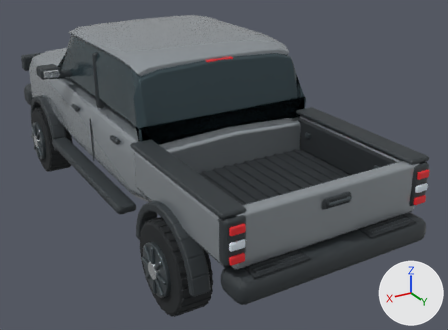
Two versions of the glTF model vehicles/dam_pickup.glb, one commit apart.
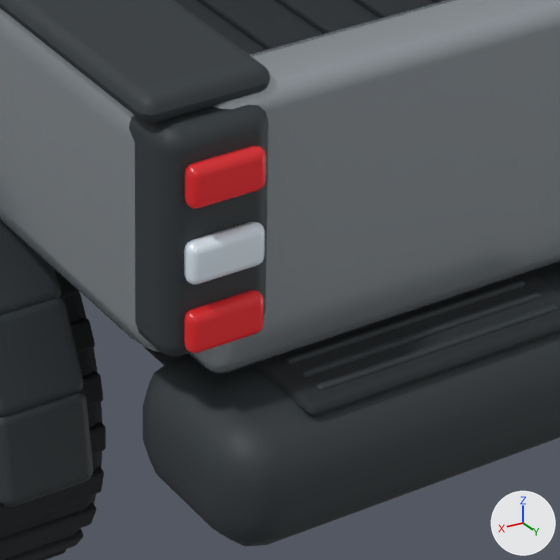
The first picture shows the older version from a camera (50 mm lens) standing at (3.11, 6.33, 3.48) and looking at (-0.4, 0.48, 0.55). The close-ups show the older and then the newer version on the part from 43% to 68% of the width and 59% to 93% of the height of that picture. Only the edits that show in the close-ups are written down. The lights are fixed; the arrows at lower right show +X, +Y and +Z. Where no turn or scale is listed for an object, it has been applied to the vertices.

The first close-up shows 'Bed rail cap.001', 'Bed side.001', 'Cargo bed floor', 'Rear bumper step insert.001', 'Rear lamp lens.003', 'Rear lamp lens.004', 'Rear lamp lens.005', 'Rear step bumper', 'Tail lamp housing.001', 'Tailgate', 'Wheel arch molding.033', 'Wheel arch molding.034', 'Wheel arch molding.035' and 16 more.
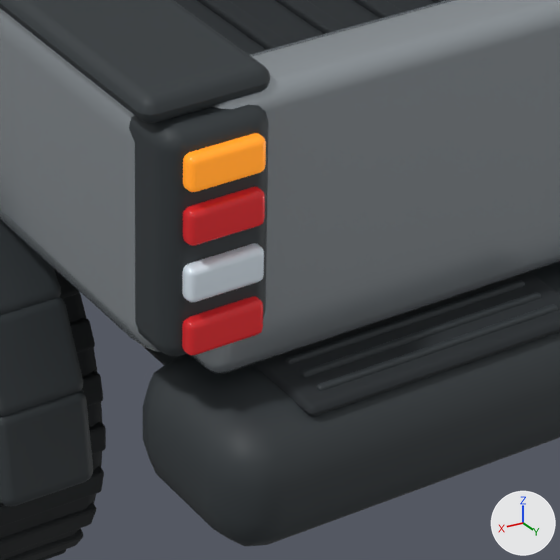
Pixel boxes [x1, y1, x2, y2] of what changed, in the close-ups (560 x 560 px):
```json
{"object": "Rear lamp lens.005", "change": "deleted", "before": [185, 146, 266, 209], "on screen": "red"}
{"object": "Rear lamp lens.004", "change": "deleted", "before": [184, 222, 265, 285], "on screen": "pale blue"}
{"object": "Rear lamp lens.003", "change": "deleted", "before": [184, 290, 264, 353], "on screen": "red"}
{"object": "Rear indicator lens.001", "change": "added", "after": [183, 133, 266, 192]}
{"object": "Rear brake lamp lens.001", "change": "added", "after": [183, 187, 265, 246], "on screen": "red"}
{"object": "Rear reversing lens.001", "change": "added", "after": [182, 243, 264, 302], "on screen": "pale blue"}
{"object": "Rear tail lamp lens.001", "change": "added", "after": [182, 296, 263, 356], "on screen": "red"}
```

Scene script edits in JSON lines:
```json
{"op": "add", "block": "me_cube_158_1", "code": ["me_cube_158_1 = bpy.data.meshes.new('Cube.158')", "me_cube_158_1.from_pydata(...)  # 96 vertices, 188 faces; spans x -0.0685..0.0685, y -0.016..0.016, z -0.031..0.031", "me_cube_158_1.materials.append(mat_tail_lamp_ruby)  # red #c72429"]}
{"op": "add", "block": "me_cube_159_1", "code": ["me_cube_159_1 = bpy.data.meshes.new('Cube.159')", "me_cube_159_1.from_pydata(...)  # 96 vertices, 188 faces; spans x -0.0685..0.0685, y -0.016..0.016, z -0.031..0.031", "me_cube_159_1.materials.append(mat_reverse_lamp_clear)  # pale blue #e8f5ff"]}
{"op": "add", "block": "me_cube_161_1", "code": ["me_cube_161_1 = bpy.data.meshes.new('Cube.161')", "me_cube_161_1.from_pydata(...)  # 96 vertices, 188 faces; spans x -0.0685..0.0685, y -0.016..0.016, z -0.031..0.031", "me_cube_161_1.materials.append(mat_amber_markers)  # orange #f99724, glowing brown #af6916"]}
{"op": "add", "block": "me_cube_160_1", "code": ["me_cube_160_1 = bpy.data.meshes.new('Cube.160')", "me_cube_160_1.from_pydata(...)  # 96 vertices, 188 faces; spans x -0.0685..0.0685, y -0.016..0.016, z -0.031..0.031", "me_cube_160_1.materials.append(mat_tail_lamp_ruby)  # red #c72429"]}
{"op": "remove", "block": "ob_rear_lamp_lens_003", "code": ["ob_rear_lamp_lens_003 = bpy.data.objects.new('Rear lamp lens.003', me_cube_157)", "ob_rear_lamp_lens_003.location = (0.965, 2.941, 0.99)"]}
{"op": "remove", "block": "ob_rear_lamp_lens_004", "code": ["ob_rear_lamp_lens_004 = bpy.data.objects.new('Rear lamp lens.004', me_cube_158)", "ob_rear_lamp_lens_004.location = (0.965, 2.941, 1.11)"]}
{"op": "remove", "block": "ob_rear_lamp_lens_005", "code": ["ob_rear_lamp_lens_005 = bpy.data.objects.new('Rear lamp lens.005', me_cube_159)", "ob_rear_lamp_lens_005.location = (0.965, 2.941, 1.24)"]}
{"op": "add", "block": "ob_rear_tail_lamp_lens_001", "code": ["ob_rear_tail_lamp_lens_001 = bpy.data.objects.new('Rear tail lamp lens.001', me_cube_158_1)", "ob_rear_tail_lamp_lens_001.location = (0.965, 2.937, 0.981)"]}
{"op": "add", "block": "ob_rear_reversing_lens_001", "code": ["ob_rear_reversing_lens_001 = bpy.data.objects.new('Rear reversing lens.001', me_cube_159_1)", "ob_rear_reversing_lens_001.location = (0.965, 2.937, 1.074)"]}
{"op": "add", "block": "ob_rear_indicator_lens_001", "code": ["ob_rear_indicator_lens_001 = bpy.data.objects.new('Rear indicator lens.001', me_cube_161_1)", "ob_rear_indicator_lens_001.location = (0.965, 2.937, 1.263)"]}
{"op": "add", "block": "ob_rear_brake_lamp_lens_001", "code": ["ob_rear_brake_lamp_lens_001 = bpy.data.objects.new('Rear brake lamp lens.001', me_cube_160_1)", "ob_rear_brake_lamp_lens_001.location = (0.965, 2.937, 1.172)"]}
```
